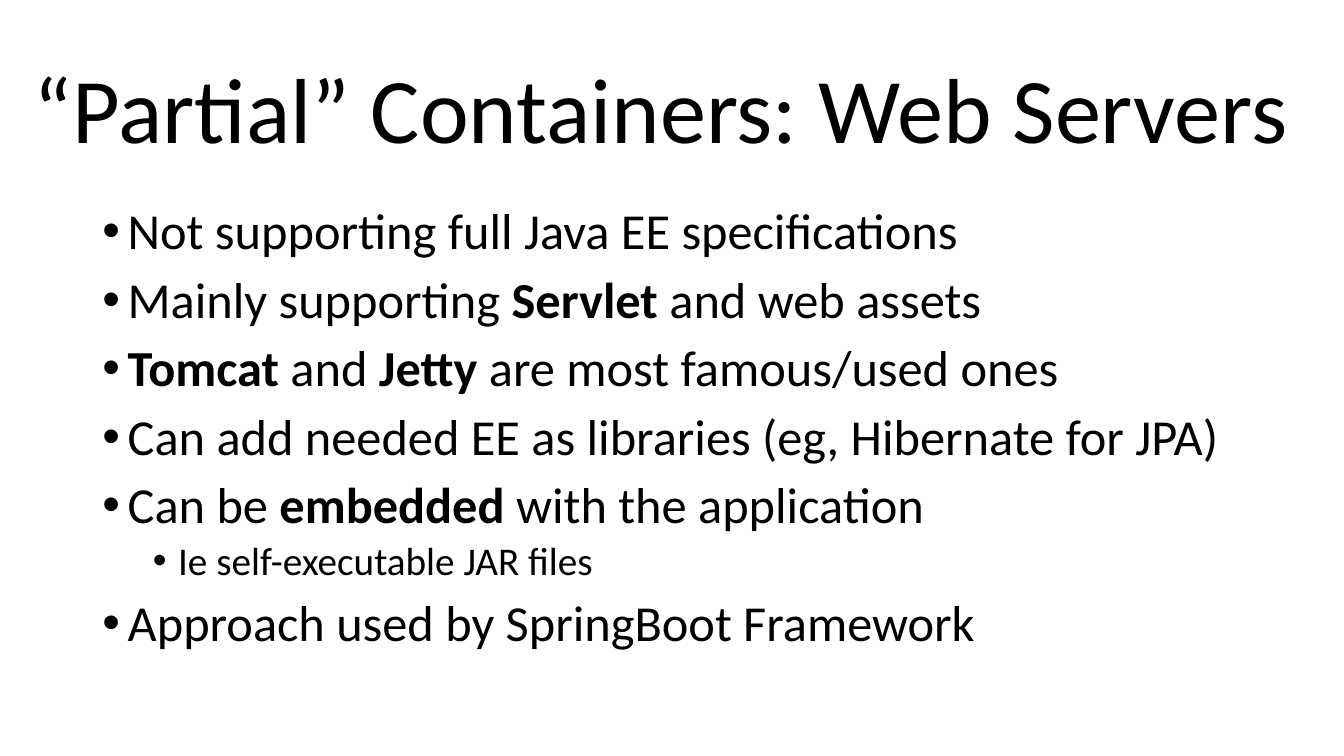
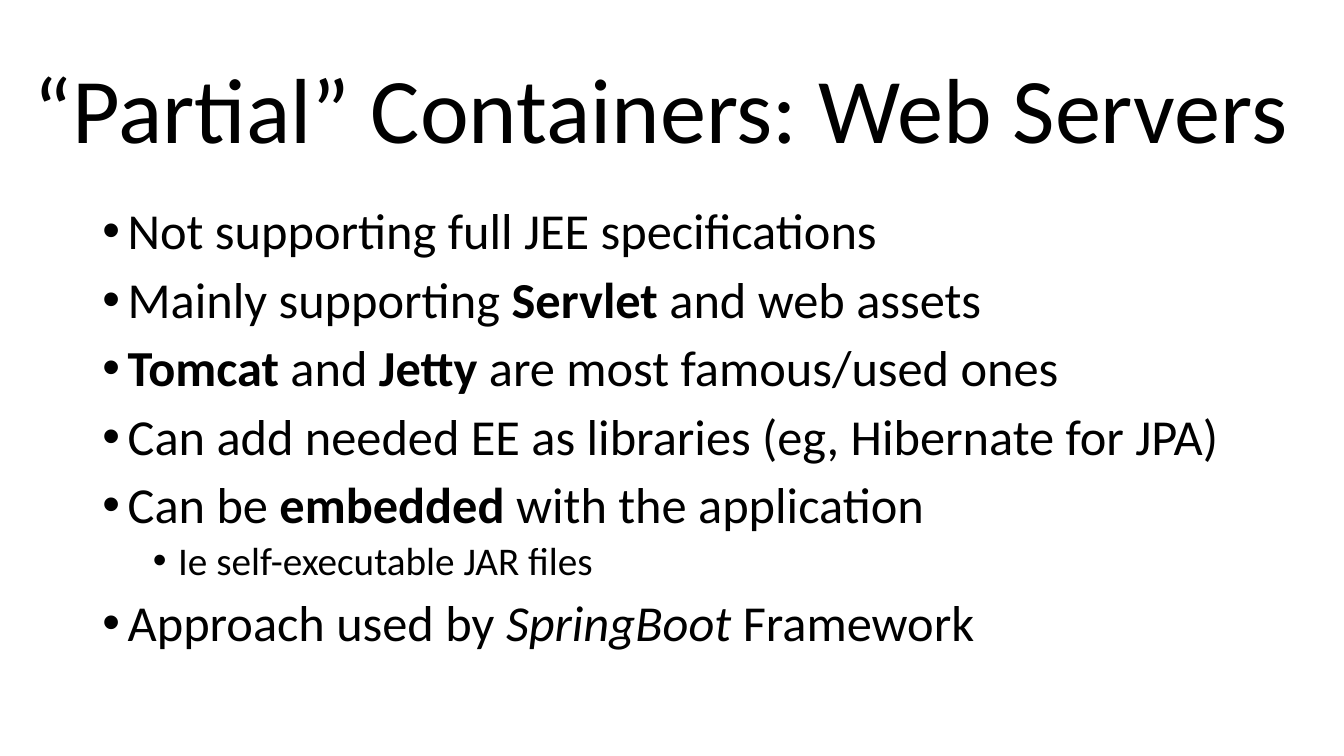
Before and after one commit to arcuri82/testing_security_development_enterprise_systems, a slide deck: slide 18 of doc/intro/slides/lesson_01_intro.pptx. Drawn at 1344x756 pixels with LibreOffice and Linux fonts; fonts in the diff are those of the drawing. Boxes give left, top, right and bottom in pixels: in the first picture for what was removed or moved away, otherwise in the second. Text is boxed around its words. In the diff, an @@ line names an element or a change of style, - is before the commit and + after.

```diff
--- a/doc/intro/slides/lesson_01_intro.pptx
+++ b/doc/intro/slides/lesson_01_intro.pptx
@@ text at [128,214,877,258]: text changed @@
-• Not supporting full Java EE specifications
+• Not supporting full JEE specifications
@@ text at [128,606,974,650]: italic on in "SpringBoot" @@
```
Also in this commit, not shown: 34 other slides changed, 3 slides added, 1 slide removed, 4 other files.
